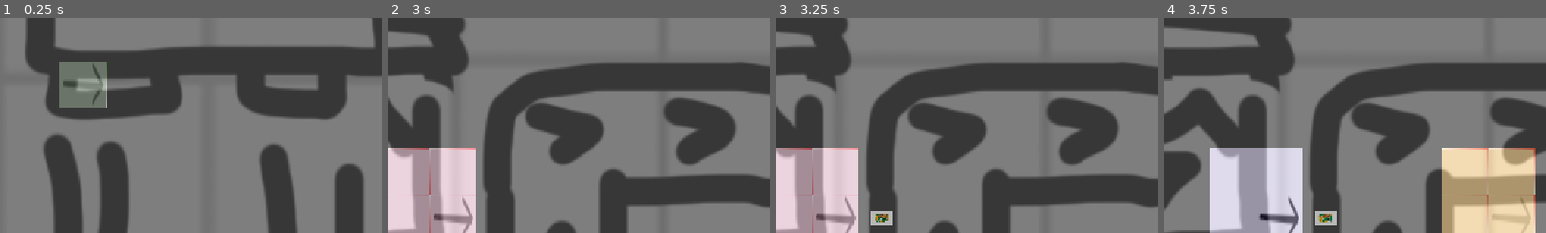
Above: before the commit, frames 1-4 (left to right).
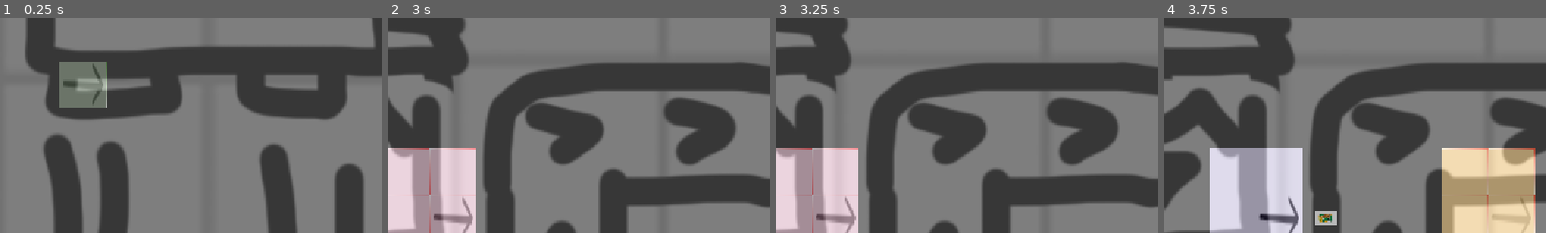
Above: after the commit, the same moments.

Repository: Schlutzkrapfen/Camara-Game
Game: Godot game, scene res://Levels/main_scene_RobertTesting.tscn
Two runs of this game, one before a commit and one after it. Both use one fixed random seed, a clock stepped at 60 frames per second and the inputs below.
Inputs (mouse positions are % of the whole screen's width and height, from its top left):
- Up to frame 1 (0.25 s): no input
- Up to frame 2 (3 s): tap Enter at 0.5 s; move the mouse to (72, 45) at 0.52 s; hold D 0.53-1.28 s; tap 0 (Aliver) at 0.6 s; click (72, 45) at 0.67 s; tap Space at 0.77, 1.52 s; move the mouse to (30, 55) at 1.27 s; hold S 1.28-2.03 s; tap 2 (Belt) at 1.35 s; click (30, 55) at 1.42 s; move the mouse to (60, 28) at 2.02 s; hold D 2.03-2.78 s; tap 8 (Combiner) at 2.1 s; click (60, 28) at 2.17 s; move the mouse to (45, 70) at 2.77 s; hold 9 (Upgrader) from 2.78 s (still down); tap ' (Goo_maker) at 2.85 s; click (45, 70) at 2.92 s
- Up to frame 3 (3.25 s): keep holding 9 (Upgrader); tap Space at 3.02 s
- Up to frame 4 (3.75 s): move the mouse to (80, 65) at 3.52 s; release 9 (Upgrader) at 3.53 s; hold A from 3.53 s (still down); tap 4 (HeadFactory) at 3.6 s; click (80, 65) at 3.67 s
The pictures show only the part of the screen within x 42-92%, y 30-80%; the shares and areas given below are measured in that part.

Frames 1-2 are identical in both runs. In frame 3, 0.4% of the frame differs, in the area x 24-31%, y 89-97%; in frame 4, nothing differs.

Commit message:
added the goo factory

Diff:
--- a/Resourcen/building_resource.gd
+++ b/Resourcen/building_resource.gd
@@ -11,5 +11,6 @@
 #Which tile has the output and which direction
 @export var output_tile:Dictionary[Vector2i,Global.TileTransform]
 @export var input_size:int = 1
+@export var buildcost:int = 1
 
 @export var factory_type:Global.factory_type = 0
--- a/Resourcen/goo_factory.tres
+++ b/Resourcen/goo_factory.tres
@@ -7,6 +7,7 @@
 script = ExtResource("2_hpae7")
 size = Vector2i(2, 2)
 tilemap_id = 4
+craft_time = 0.5
 output = Array[PackedScene]([ExtResource("1_j4bi8")])
 output_tile = Dictionary[Vector2i, int]({
 Vector2i(1, 1): 0
--- a/script/check_if_build.gd
+++ b/script/check_if_build.gd
@@ -3,17 +3,28 @@
 @export var main_tileset:TileMapLayer
 @onready var tilemap:TileMapLayer = self
 @onready var rotation_tilemap= $Rotationbuild
-
+@onready var tl: Vector2i = Global.build_zone_size_top_left
+@onready var br: Vector2i = Global.build_zone_size_buttom_right
 signal is_okay_to_build(bool)
 func _ready() -> void:
 		process_priority = -2
+
+
+func _is_in_build_zone(tile: Vector2i) -> bool:
+	return tile.x >= tl.x and tile.y >= tl.y \
+		and tile.x <= br.x and tile.y <= br.y
+
+func _is_tile_free(pos: Vector2i) -> bool:
+	return main_tileset.get_cell_tile_data(pos) == null
+func has_enough_goo() -> bool:
+	return Global.curGoo -Global.factory_list[Global.current_house].buildcost  >0
 # Called every frame. 'delta' is the elapsed time since the previous frame.
 func check_if_okay_to_build(tile)-> bool:
 	for x in Global.factory_list[Global.current_house].size.x:
 		for y in Global.factory_list[Global.current_house].size.y:
 			var tiles = Global.get_rotation_out_of_size(x,y)
 			var end_tile: Vector2i = tile + tiles
-			if tile.x < Global.build_zone_size_top_left.x or tile.y < Global.build_zone_size_top_left.y or end_tile.x > Global.build_zone_size_buttom_right.x or end_tile.y > Global.build_zone_size_buttom_right.y or main_tileset.get_cell_tile_data(end_tile) != null:
+			if not _is_tile_free(end_tile) or not _is_in_build_zone(end_tile) or not has_enough_goo() :
 				emit_signal("is_okay_to_build",false)
 				return false
 	emit_signal("is_okay_to_build",true)
--- a/script/globals/GameManager.gd
+++ b/script/globals/GameManager.gd
@@ -5,7 +5,7 @@
 var curGameState: GameState = GameState.BUILDING
 @export_category("General")
 @export var cam: CameraController
-@export var curGoo: int = 50
+
 @export_category("Raiding")
 @export var settlements: Array[PackedScene]
 var curSettlementIndex: int = 0
--- a/script/globals/Global.gd
+++ b/script/globals/Global.gd
@@ -1,6 +1,7 @@
 extends Node
 var build_zone_size_buttom_right:Vector2i = Vector2i(64,69)
 var build_zone_size_top_left:Vector2i = Vector2i(-62,-3)
+var curGoo: int = 50
 @onready var factory_list: Array[BuildingResource] = [
 	preload("res://Resourcen/goo_factory.tres"),
 	preload("res://Resourcen/conaer_belt.tres"),
--- a/script/spawner.gd
+++ b/script/spawner.gd
@@ -214,9 +214,7 @@
 
 	var local_position:Vector2 = tilemap.to_local(mouse_position)
 	var tile:Vector2i = tilemap.local_to_map(local_position)
-	print(tile)
 	if not occupied_tiles.has(tile):
-		print("nothing to delte")
 		return
 	var factory_start_position:Vector2i = occupied_tiles[tile]
 	var build_data:BuildData = current_builds[factory_start_position]
@@ -228,6 +226,7 @@
 			tilemap.set_cell(factory_position)
 			flowfield.delete_flowfield(factory_position)
 			occupied_tiles.erase(factory_position)
+	Global.curGoo += build_data.resource_refrence.buildcost
 
 ## Places the selected building at the mouse tile, registers its tiles, flowfield, and output cells.
 func spawn():
@@ -248,3 +247,4 @@
 			tilemap.set_cell(tiles,current_house.tilemap_id,current_house.position_tilemap+local_tile,Global.currentrotation)
 	var buildings:BuildData = BuildData.new(current_house,output_postion,Global.currentrotation)
 	current_builds[tile] =buildings
+	Global.curGoo -= current_house.buildcost
